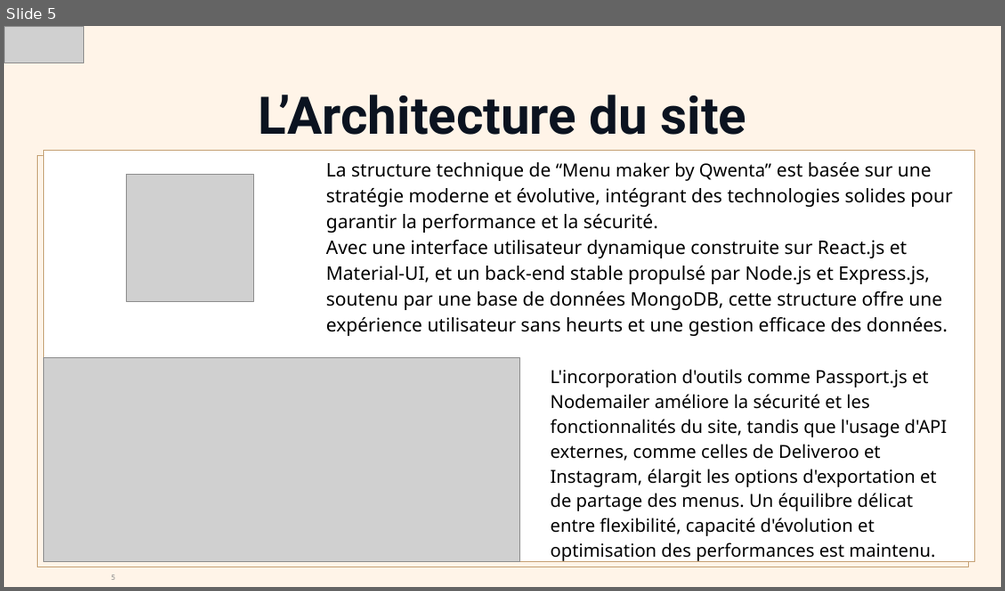
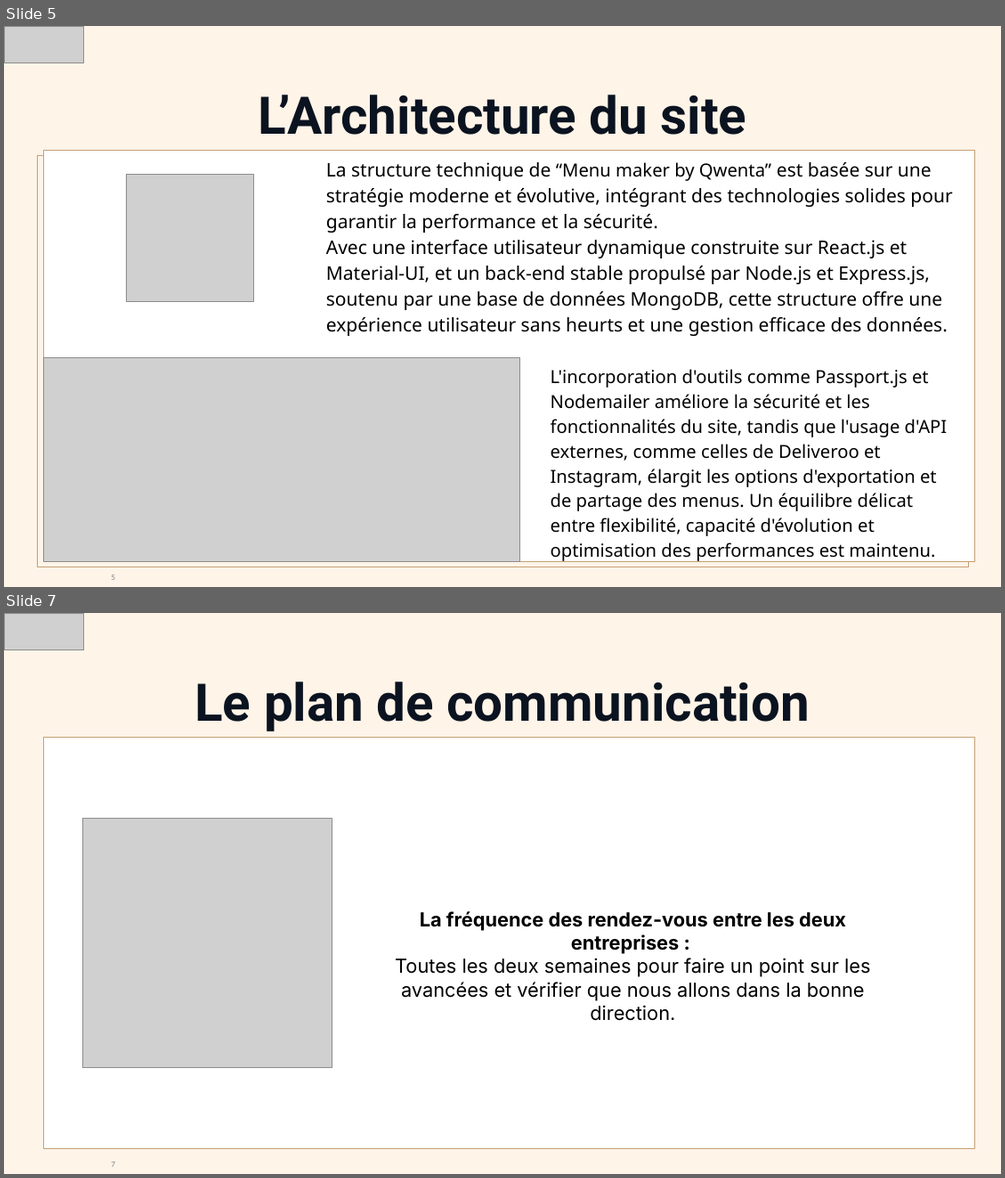
Before and after one commit to Weeskin/P7_-_Planifiez_le_developpement_du_site_de_votre_client, a slide deck: 4_Presentation_générale/Sourice_Pierre_4_solution technique_08022024.pptx. Shown one above the other, each under a label of ours: slide 5 before the commit, slides 5 and 7 after it; the slides between them are not shown. The pictures are 1005x591 and 1005x1178 pixels, drawn with LibreOffice and Linux fonts; fonts in the diff are those of the drawing; grey boxes stand for pictures. Boxes give left, top, right and bottom in pixels: in the first picture for what was removed or moved away, otherwise in the second. Text is boxed around its words. In the diff, an @@ line names an element or a change of style, - is before the commit and + after.

```diff
--- a/4_Presentation_générale/Sourice_Pierre_4_solution technique_08022024.pptx
+++ b/4_Presentation_générale/Sourice_Pierre_4_solution technique_08022024.pptx
@@ slide 7 added at (x1=4, y1=613, x2=1001, y2=1174), background #FFF4E8 @@
@@ picture added at (x1=4, y1=613, x2=83, y2=649) @@
@@ text added at (x1=194, y1=682, x2=809, y2=731), 75 pt, text #0B1320, bold @@
+Le plan de communication
@@ rectangle added at (x1=43, y1=737, x2=974, y2=1148), fill #FFFFFF, outline #C5A073 0.75 pt @@
@@ picture added at (x1=82, y1=818, x2=332, y2=1067) @@
@@ text added at (x1=395, y1=911, x2=870, y2=1021), 28 pt, text #000000 @@
+La fréquence des rendez-vous entre les deux entreprises :
+Toutes les deux semaines pour faire un point sur les avancées et vérifier que nous allons dans la bonne direction.
@@ page number added at (x1=111, y1=1161, x2=115, y2=1167), 12 pt, text #888888 @@
+7
```
Also in this commit, not shown: 5 slides changed, 1 slide removed, 3 other files.
